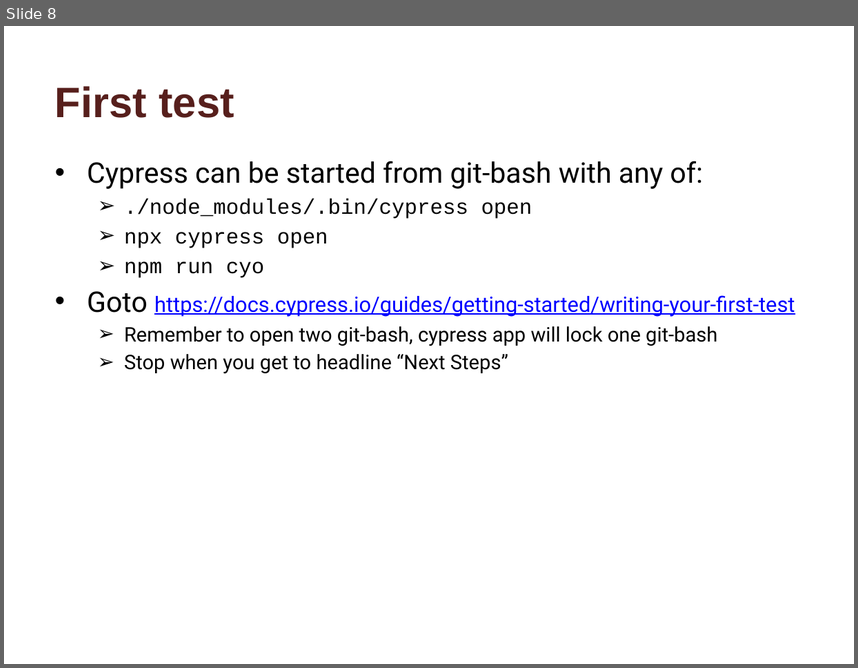
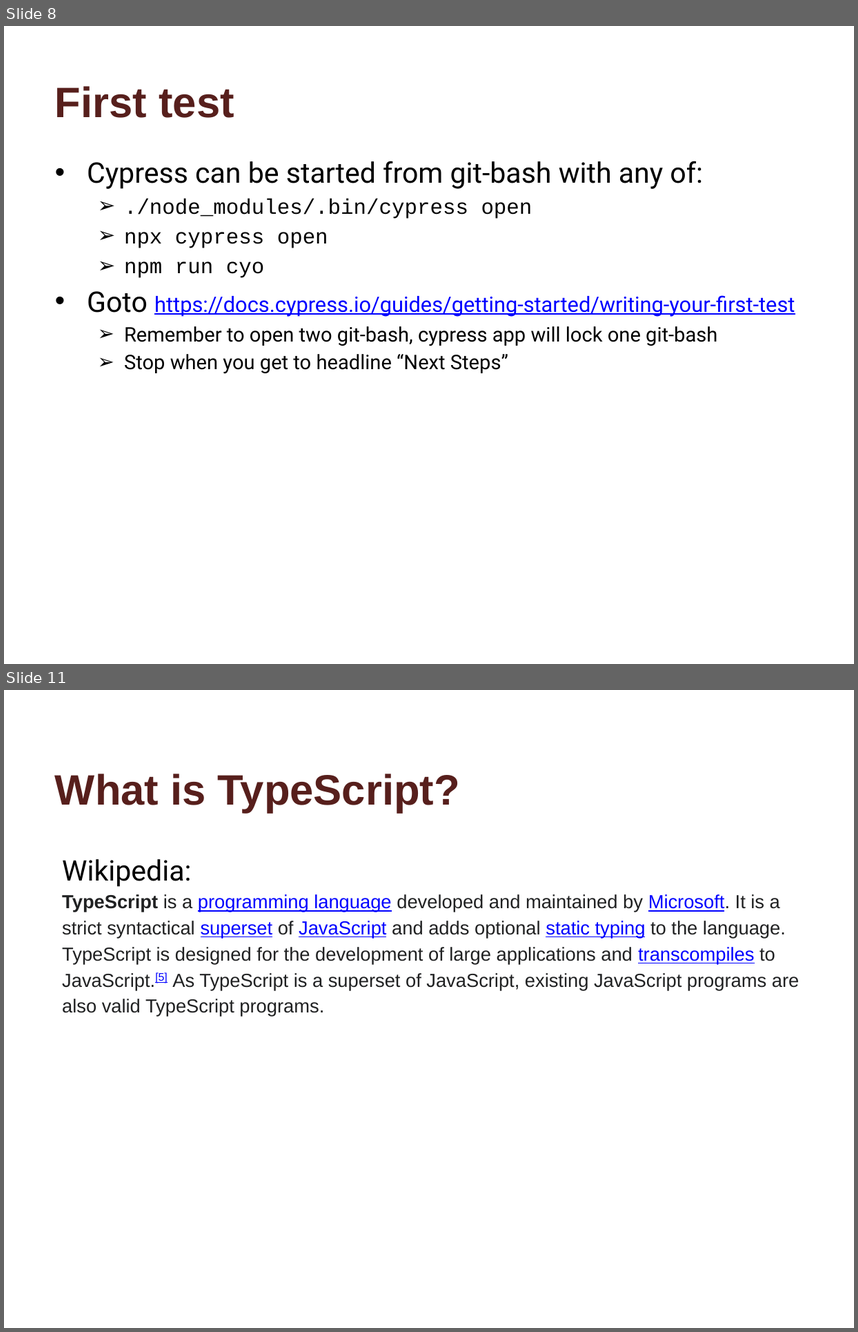
Before and after one commit to andekd/CypressWS, a slide deck: workshop/CypressWS.pptx. Shown one above the other, each under a label of ours: slide 8 before the commit, slides 8 and 11 after it; the slides between them are not shown. The pictures are 858x668 and 858x1332 pixels, drawn with LibreOffice and Linux fonts; fonts in the diff are those of the drawing; background and template pictures are left out. Boxes give left, top, right and bottom in pixels: in the first picture for what was removed or moved away, otherwise in the second. Text is boxed around its words. In the diff, an @@ line names an element or a change of style, - is before the commit and + after.

```diff
--- a/workshop/CypressWS.pptx
+++ b/workshop/CypressWS.pptx
@@ slide 11 added at box(4, 690, 854, 1328), background #FFFFFF @@
@@ title added at box(55, 773, 461, 813), 36 pt, text #571F1C, bold @@
+What is TypeScript?
@@ text added at box(62, 859, 800, 1016), 16 pt, text #202122 @@
+Wikipedia:
+TypeScript is a programming language developed and maintained by Microsoft. It is a strict syntactical superset of JavaScript and adds optional static typing to the language. TypeScript is designed for the development of large applications and transcompiles to JavaScript.[5] As TypeScript is a superset of JavaScript, existing JavaScript programs are also valid TypeScript programs.
```
Also in this commit, not shown: 2 slides changed, 2 other slides added.
